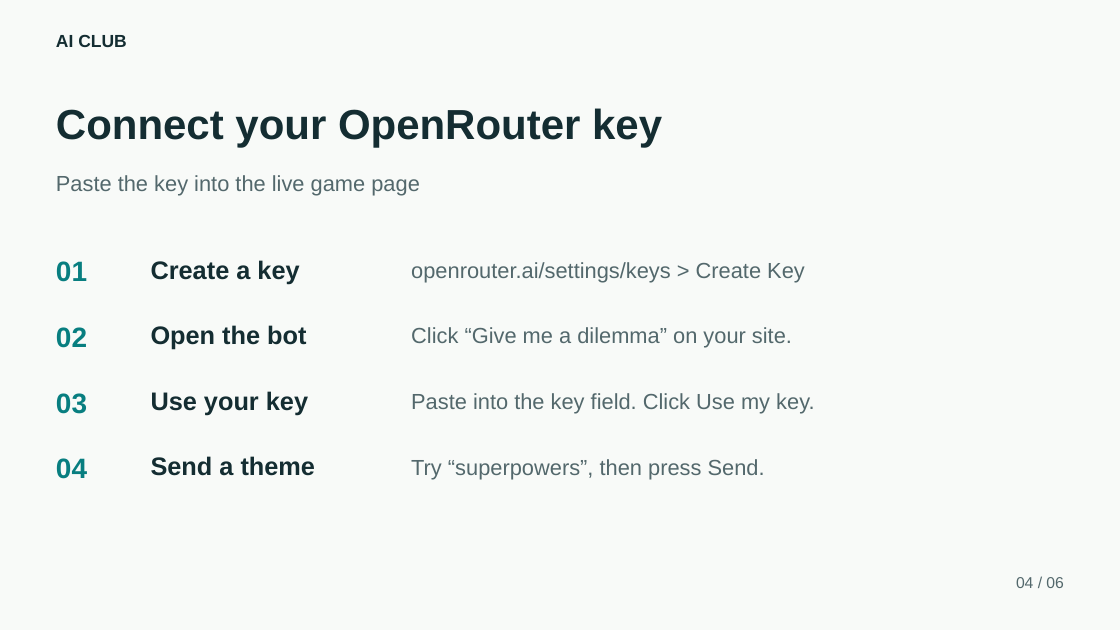
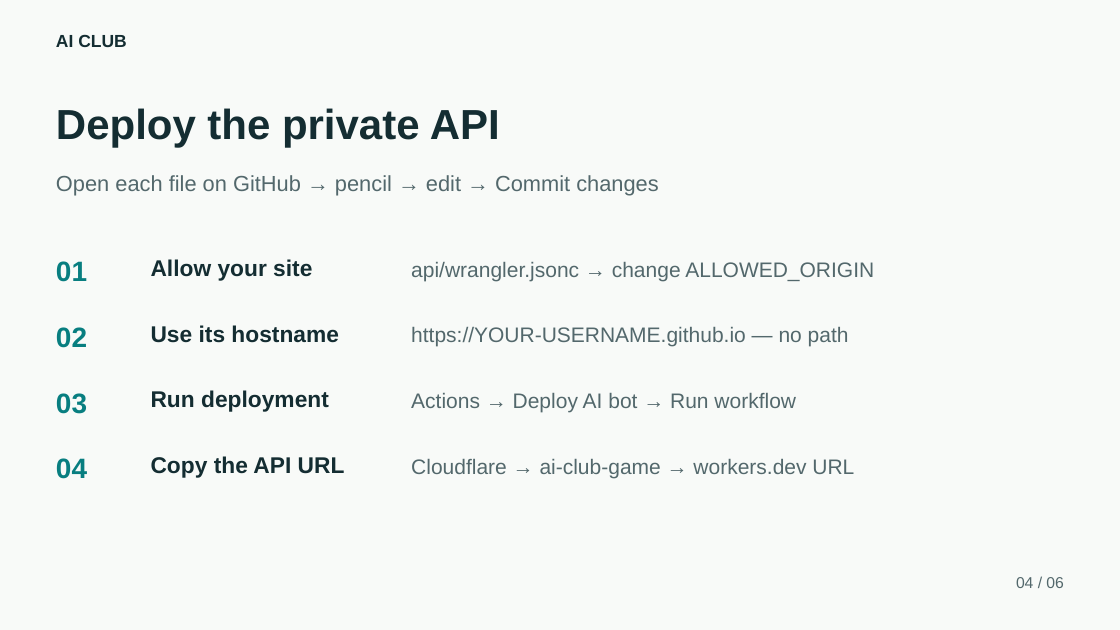
Before and after one commit to Casper3211/Static-Page-Demo, a slide deck: slide 4 of ai-would-you-rather/slides/Would-You-Rather-Workshop.pptx. Drawn at 1120x630 pixels with LibreOffice and Linux fonts; fonts in the diff are those of the drawing. Boxes give left, top, right and bottom in pixels: in the first picture for what was removed or moved away, otherwise in the second. Text is boxed around its words. In the diff, an @@ line names an element or a change of style, - is before the commit and + after.

Commit message:
Teach private OpenRouter API deployment with GitHub Secrets

```diff
--- a/ai-would-you-rather/slides/Would-You-Rather-Workshop.pptx
+++ b/ai-would-you-rather/slides/Would-You-Rather-Workshop.pptx
@@ text at [56,108,500,148]: text changed @@
-Connect your OpenRouter key
+Deploy the private API
@@ text at [56,175,659,196]: text changed @@
-Paste the key into the live game page
+Open each file on GitHub → pencil → edit → Commit changes
@@ text at [151,259,312,281]: text changed; size 21.8 to 19.5 pt @@
-Create a key
+Allow your site
@@ text at [411,262,874,281]: text changed; size 18.8 to 18 pt @@
-openrouter.ai/settings/keys > Create Key
+api/wrangler.jsonc → change ALLOWED_ORIGIN
@@ text at [151,325,339,343]: text changed; size 21.8 to 19.5 pt @@
-Open the bot
+Use its hostname
@@ text at [411,327,849,347]: text changed; size 18.8 to 18 pt @@
-Click “Give me a dilemma” on your site.
+https://YOUR-USERNAME.github.io — no path
@@ text at [151,390,329,412]: text changed; size 21.8 to 19.5 pt @@
-Use your key
+Run deployment
@@ text at [411,393,796,413]: text changed; size 18.8 to 18 pt @@
-Paste into the key field. Click Use my key.
+Actions → Deploy AI bot → Run workflow
@@ text at [151,456,345,478]: text changed; size 21.8 to 19.5 pt @@
-Send a theme
+Copy the API URL
@@ text at [411,459,854,478]: text changed; size 18.8 to 18 pt @@
-Try “superpowers”, then press Send.
+Cloudflare → ai-club-game → workers.dev URL
```
Also in this commit, not shown: 2 other slides changed, 3 slides added, 3 slides removed, 8 other files.
